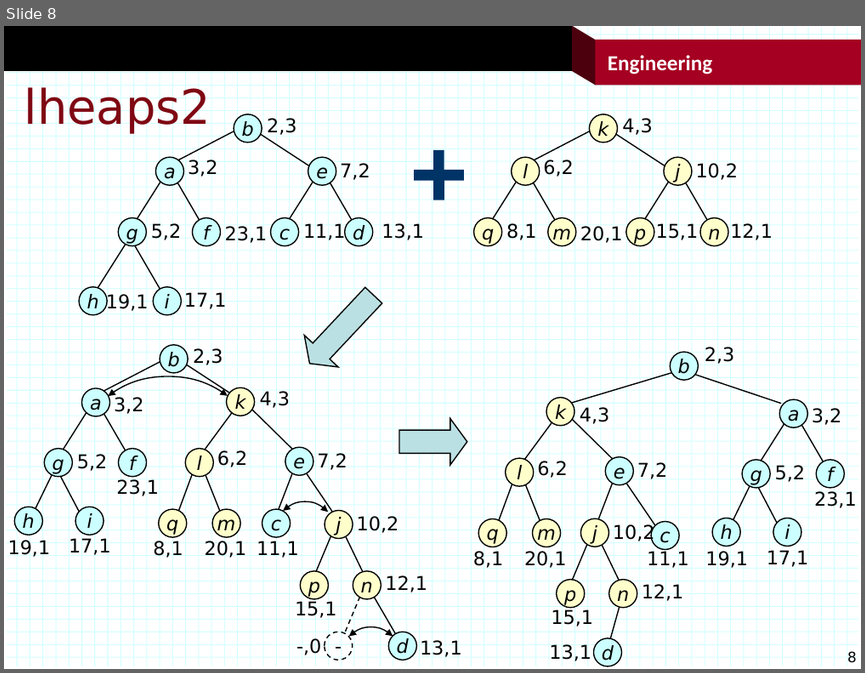
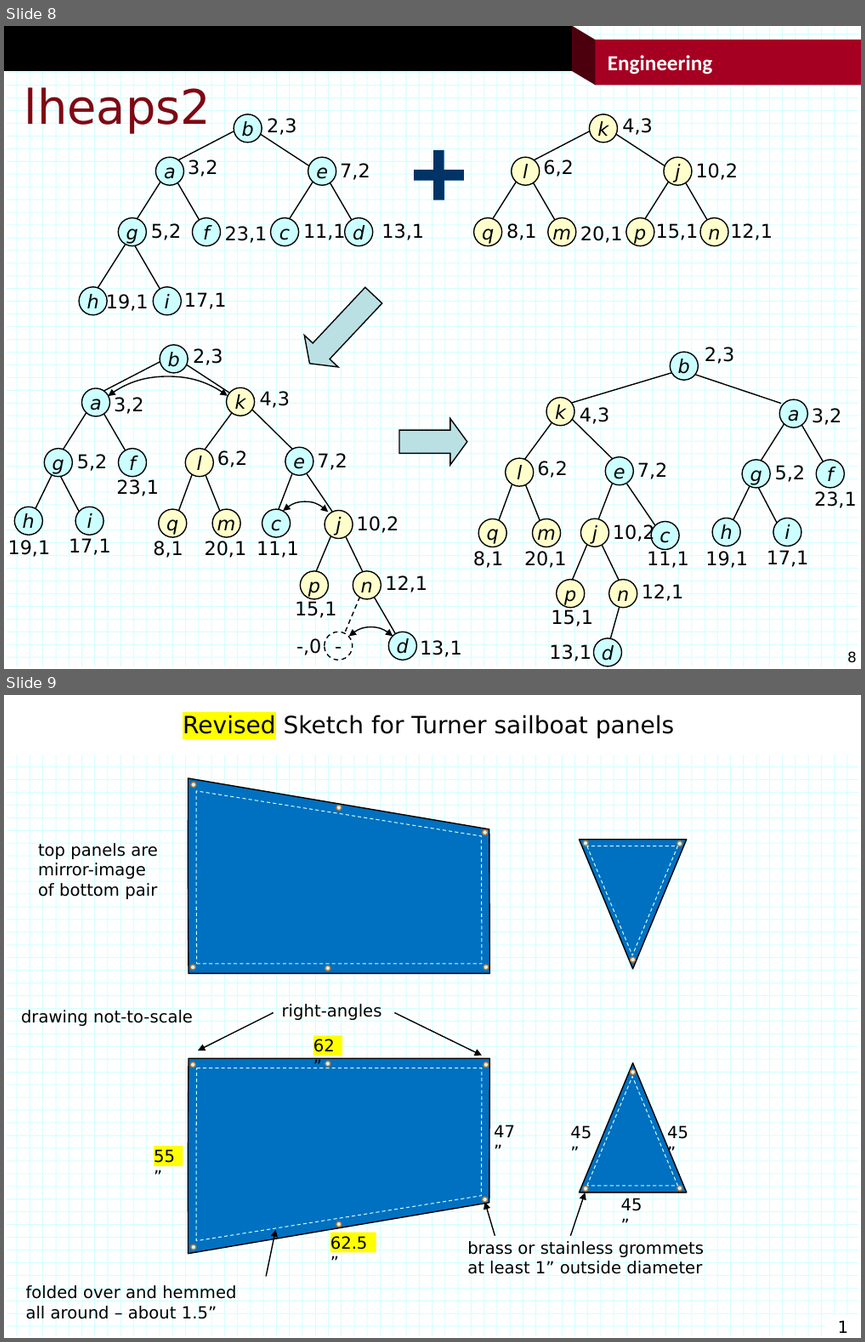
Before and after one commit to jonturner53/gads, a slide deck: dataStructures/heaps.pptx. Shown one above the other, each under a label of ours: slide 8 before the commit, slides 8 and 9 after it. The pictures are 865x673 and 865x1342 pixels, drawn with LibreOffice and Linux fonts; fonts in the diff are those of the drawing; background and template pictures are left out. Boxes give left, top, right and bottom in pixels: in the first picture for what was removed or moved away, otherwise in the second. Text is boxed around its words. In the diff, an @@ line names an element or a change of style, - is before the commit and + after.

```diff
--- a/dataStructures/heaps.pptx
+++ b/dataStructures/heaps.pptx
@@ slide 9 added at box(4, 695, 861, 1338), background #FFFFFF; not listed: 113 template elements that a slide beside it also shows @@
@@ text added at box(182, 715, 674, 738), 20 pt, text #000000 @@
+Revised Sketch for Turner sailboat panels
@@ text added at box(608, 722, 712, 734), 18 pt, text #FFFFFF, bold @@
+Engineering
@@ text added at box(38, 843, 158, 900), 14 pt, text #000000 @@
+top panels are
+mirror-image
+of bottom pair
@@ group added at box(188, 778, 686, 974): 9 ellipses, 2 freeform shapes, 2 triangles @@
@@ text added at box(21, 1009, 193, 1027), 14 pt, text #000000 @@
+drawing not-to-scale
@@ arrow added from (273, 1013) to (198, 1050), #000000 1 pt @@
@@ text added at box(282, 1003, 382, 1021), 14 pt, text #000000 @@
+right-angles
@@ arrow added from (395, 1013) to (482, 1055), #000000 1 pt @@
@@ arrow added from (495, 1236) to (484, 1202), #000000 1 pt @@
@@ arrow added from (570, 1236) to (585, 1192), #000000 1 pt @@
@@ group added at box(154, 1035, 688, 1253): 9 ellipses, 4 texts, 3 rectangles, 2 freeform shapes, 2 triangles @@
+62”
+55”
+45”
+62.5”
+47”
+45”
+45”
@@ arrow added from (266, 1276) to (276, 1230), #000000 1 pt @@
@@ text added at box(467, 1240, 704, 1277), 14 pt, text #000000 @@
+brass or stainless grommets
+at least 1” outside diameter
@@ text added at box(26, 1285, 236, 1322), 14 pt, text #000000 @@
+folded over and hemmed
+all around – about 1.5”
@@ text added at box(838, 1320, 848, 1333), 14 pt, text #000000 @@
+1
```
Also in this commit, not shown: 1 other slide added, 4 slides removed, 9 other files.
